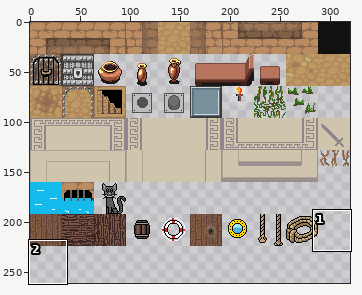
A sprite sheet gets an edit: assets/tilemaps/tilemap.png. Above: a wide view before the commit, with the close-up outlined.
Close-up. As it was:
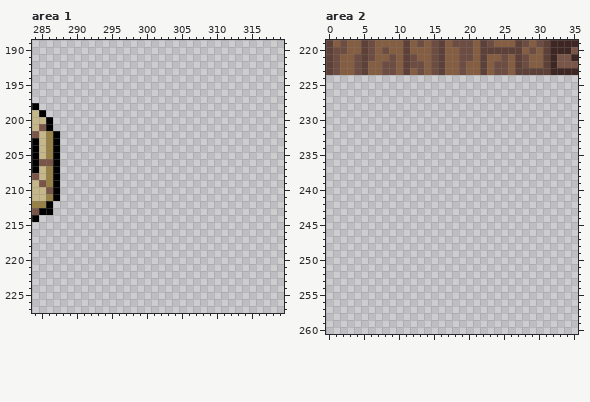
The file is 320x320 pixels. Pixels under 10% opacity are left out. Colours within 5 levels of each other are drawn and written as one. Shown: area 1: x 284..319, y 189..227; area 2: x 0..35, y 219..260. The wide view leaves out empty margins.
And afterwards:
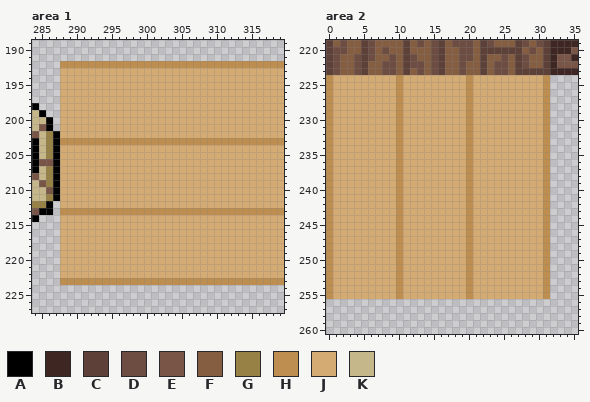
Palette (. is transparent): A #000000  B #3e2723  C #5d4037  D #6d4c41  E #795548  F #855e42  G #978145  H #bd8e4f  J #d5ab74  K #c5b78a
What changed:
Area 1:
y 192: x 288..319 ................................ -> HHHHHHHHHHHHHHHHHHHHHHHHHHHHHHHH
y 193..202: x 288..319 ................................ -> JJJJJJJJJJJJJJJJJJJJJJJJJJJJJJJJ
y 203: x 288..319 ................................ -> HHHHHHHHHHHHHHHHHHHHHHHHHHHHHHHH
y 204..212: x 288..319 ................................ -> JJJJJJJJJJJJJJJJJJJJJJJJJJJJJJJJ
y 213: x 288..319 ................................ -> HHHHHHHHHHHHHHHHHHHHHHHHHHHHHHHH
y 214..222: x 288..319 ................................ -> JJJJJJJJJJJJJJJJJJJJJJJJJJJJJJJJ
y 223: x 288..319 ................................ -> HHHHHHHHHHHHHHHHHHHHHHHHHHHHHHHH
Area 2:
y 224..255: x 0..31 ................................ -> HJJJJJJJJJHJJJJJJJJJHJJJJJJJJJJH
